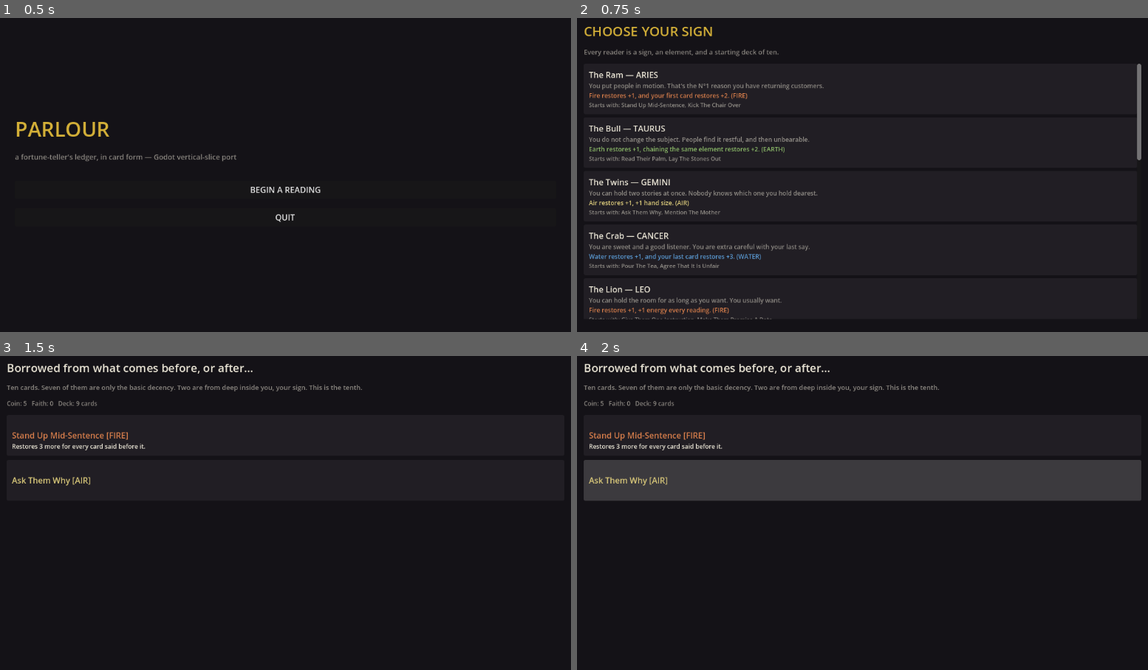
Above: before the commit, frames 1-4 (two rows, left to right).
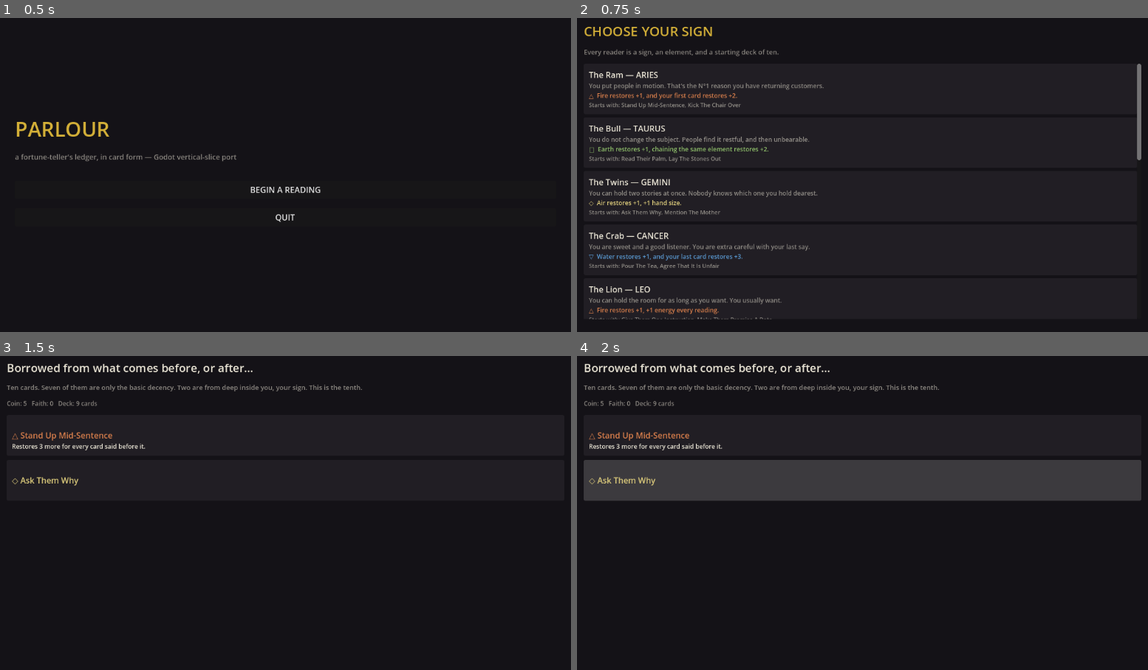
Above: after the commit, the same moments.

Repository: SwanFortune/fortune
Game: Godot game, scene res://scenes/Boot.tscn
Same seed, same stepped clock (60 frames per second), same inputs: the game is played once before the commit and once after it.
Inputs (mouse positions are in pixels of both pictures, inside the frame that each line leads up to):
- Up to frame 1 (0.5 s): no input
- Up to frame 2 (0.75 s): click "BEGIN A READING" at 0.5 s
- Up to frame 3 (1.5 s): tap Enter at 1.25 s; move the mouse to (416, 491) at 1.27 s; click (416, 491) at 1.42 s
- Up to frame 4 (2 s): no input

Frame 1 is identical in both runs. In frame 2, 1.3% of the frame differs, in the area x 2-37%, y 23-95%; in frame 3, 0.5%; in frame 4, 0.5%.

Commit message:
Port AUDIT tooling, add element glyphs, tooltips, card fan, sitter portrait
Content audit: Rules.fx_audit() ports the source's fxAudit() (dev-only
AUDIT tab) — cross-checks every fx key referenced by readers/relics/marks/
signs/jobs against the FX registry (unknown key, wrong category, missing
element). tests/test_content_audit.gd runs it headlessly; base content is
clean across all 13 readers / 6 relics / 13 marks / 12 signs / 10 jobs.

Element glyphs: UIKit.el_glyph()/el_tag()/card_summary() use the same
unicode glyph (△▽◇□) the source's elements.json already carries as its own
fallback symbol, applied to card names, reader rule lines, and sitter/map
element tags.

Tooltips: UIKit.KEYS ports the source's keyword glossary (denial, composure,
faith, centimes, energy, draw, follows, first, last, once); card rows and
stat bars get Godot's native hover tooltip composed from whichever terms
actually apply to that card/stat.

Fan-of-cards hand + sitter portrait (Reading screen only — PickScreen's
reward/shop rows keep full text visible, which suits a considered choice
better than a glanceable hand): UIKit.card_face() is a fixed-size card
(cost/restore corners, centered name+glyph, ONCE/PIERCE tags, full text
moved to tooltip) laid out via HFlowContainer; UIKit.sitter_portrait() is a
small procedural face (via the `draw` signal, not a custom script class)
whose eyes/brows/mouth/flush react to composure ratio, loosely following the
source's MOODS state machine. All verified visually via tests/screenshot.gd
(Xvfb + software GL), not guessed at — see docs/PORTING_NOTES.md.

Full headless suite (rules, run x5, scenes, audit, balance) still green.

Co-Authored-By: Claude Sonnet 5 <noreply@anthropic.com>
Claude-Session: https://claude.ai/code/session_01J6RRrwyn3hcGZTmEVan3Un

Diff:
--- a/godot/autoload/Rules.gd
+++ b/godot/autoload/Rules.gd
@@ -256,6 +256,44 @@
 	}
 
 
+## Mirrors fxAudit() (~1114): cross-checks every fx key referenced by a
+## reader/relic/mark ("trait"), sign ("sign"), or job ("job") against the FX
+## registry — catches a typo'd fx key, one borrowed from the wrong category
+## (e.g. a sign using a job-only fx), or an "el"-flavored fx (like the
+## generic elemental relic bonus) missing its element. This is exactly the
+## check the source's dev-only AUDIT tab ran continuously while the content
+## was being authored; nothing calls it automatically here, so run it via
+## `godot --headless -s tests/test_content_audit.gd` after editing any
+## data/base/*.json or mod pack.
+func fx_audit() -> Array[String]:
+	var bad: Array[String] = []
+	var fx: Dictionary = Content.fx
+
+	var check_list = func(list: Array, on: String, name_fn: Callable):
+		for e in list:
+			var key: String = e.get("fx", "")
+			if not fx.has(key):
+				bad.append("%s → unknown fx \"%s\"" % [name_fn.call(e), key])
+			elif fx[key].get("on", "") != on:
+				bad.append("%s → fx \"%s\" belongs to %s" % [name_fn.call(e), key, fx[key]["on"]])
+			elif fx[key].get("needsEl", false) and e.get("el", null) == null and e.get("dead", null) == null:
+				bad.append("%s → fx \"%s\" needs an element" % [name_fn.call(e), key])
+
+	check_list.call(Content.readers, "trait", func(r): return r.get("sign", r.get("k", "?")))
+	check_list.call(Content.relics, "trait", func(r): return r.get("n", "?"))
+	check_list.call(Content.marks, "trait", func(m): return m.get("n", "?"))
+	check_list.call(Content.signs, "sign", func(s): return s.get("n", "?"))
+
+	var job_list: Array = []
+	for job_key in Content.jobs.keys():
+		var j: Dictionary = Content.jobs[job_key].duplicate()
+		j["_k"] = job_key
+		job_list.append(j)
+	check_list.call(job_list, "job", func(j): return j.get("_k", "?"))
+
+	return bad
+
+
 ## Mirrors autoText(c) (~1251): generates a card's printed effect text from its
 ## mechanical fields, so a moddable card never needs its text hand-written
 ## unless it explicitly sets custom=true.
--- a/godot/scenes/Map.gd
+++ b/godot/scenes/Map.gd
@@ -36,7 +36,7 @@
 			var q: Dictionary = o["quirk"]
 			var tag := "ELITE — " if o["kind"] == "elite" else ("THE MAYOR — " if o["kind"] == "boss" else "")
 			lines.append(["%s%s" % [tag, s["name"]], 17, UIKit.RED if o["kind"] != "sitter" else UIKit.INK])
-			lines.append(["%s · sign %s (%s) · element %s" % [s["role"], q["n"], q["dn"], s["el"].to_upper()], 12, UIKit.el_color(s["el"])])
+			lines.append(["%s · sign %s (%s) · %s" % [s["role"], q["n"], q["dn"], UIKit.el_tag(s["el"])], 12, UIKit.el_color(s["el"])])
 			lines.append(["composure %s · denial %s · %s readings" % [s["max"], s["denial"], s["turns"]], 11, UIKit.DIM])
 			lines.append([s["brings"], 12, UIKit.DIM])
 		"break":
--- a/godot/scenes/PickScreen.gd
+++ b/godot/scenes/PickScreen.gd
@@ -19,7 +19,10 @@
 		v.add_child(UIKit.block(pick["head"], 13, UIKit.GOLD))
 	v.add_child(UIKit.block(pick.get("title", ""), 22, UIKit.INK))
 	v.add_child(UIKit.block(pick.get("body", ""), 13, UIKit.DIM))
-	v.add_child(UIKit.block("Coin: %s   Faith: %s   Deck: %s cards" % [Run.state["coin"], Run.state["faith"], Run.state["deck"].size()], 12, UIKit.DIM))
+	var status_row := UIKit.block("Coin: %s   Faith: %s   Deck: %s cards" % [Run.state["coin"], Run.state["faith"], Run.state["deck"].size()], 12, UIKit.DIM)
+	status_row.tooltip_text = UIKit.KEYS["centimes"] + "\n\n" + UIKit.KEYS["faith"]
+	status_row.mouse_filter = Control.MOUSE_FILTER_PASS
+	v.add_child(status_row)
 
 	var scroll := UIKit.scroll()
 	v.add_child(scroll)
@@ -40,6 +43,7 @@
 	var lines: Array = []
 	var cost := int(o.get("cost", 0))
 	var afford := cost <= int(Run.state["coin"])
+	var tooltip := ""
 
 	if o.has("card"):
 		var c: Dictionary = o["card"]
@@ -49,6 +53,7 @@
 		lines.append([UIKit.card_text(c), 12, UIKit.INK])
 		if c.get("fl", "") != "":
 			lines.append([c["fl"], 11, UIKit.DIM])
+		tooltip = UIKit.card_keyword_tooltip(c)
 	elif o.has("mark"):
 		var mk: Dictionary = o["mark"]
 		lines.append([o.get("kind", ""), 11, UIKit.GOLD])
@@ -67,7 +72,7 @@
 	if reward.has("coin"):
 		lines.append(["+%s centimes" % reward["coin"], 12, UIKit.GREEN])
 
-	return UIKit.panel_button(lines, _take.bind(i), afford)
+	return UIKit.panel_button(lines, _take.bind(i), afford, tooltip)
 
 
 func _take(i: int) -> void:
--- a/godot/scenes/Reading.gd
+++ b/godot/scenes/Reading.gd
@@ -18,14 +18,23 @@
 
 	var s: Dictionary = f["sitter"]
 	var q: Dictionary = f["quirk"]
-	v.add_child(UIKit.block("%s · %s" % [s["name"], s["role"]], 18, UIKit.INK))
-	v.add_child(UIKit.block("sign %s — %s: %s" % [q["n"], q["dn"], q["rule"]], 12, UIKit.DIM))
-
 	var hp_ratio := float(f["hp"]) / float(f["max"]) if int(f["max"]) > 0 else 0.0
 	var energy_ratio := float(f["energy"]) / float(f["energyMax"]) if int(f["energyMax"]) > 0 else 0.0
-	v.add_child(UIKit.stat_row("Composure", "%s / %s" % [f["hp"], f["max"]], hp_ratio, UIKit.GREEN))
-	v.add_child(UIKit.stat_row("Energy", "%s / %s" % [f["energy"], f["energyMax"]], energy_ratio, UIKit.GOLD))
-	v.add_child(UIKit.block("Reading %s of %s   ·   Denial wall %s" % [f["turn"], f["turns"], f["denial"]], 12, UIKit.DIM))
+
+	var header := UIKit.hbox(14)
+	header.add_child(UIKit.sitter_portrait(s["el"], hp_ratio))
+	var header_text := UIKit.vbox(4)
+	header_text.size_flags_horizontal = Control.SIZE_EXPAND_FILL
+	header_text.add_child(UIKit.block("%s · %s   %s" % [s["name"], s["role"], UIKit.el_tag(s["el"])], 18, UIKit.INK))
+	header_text.add_child(UIKit.block("sign %s — %s: %s" % [q["n"], q["dn"], q["rule"]], 12, UIKit.DIM))
+	header.add_child(header_text)
+	v.add_child(header)
+	v.add_child(UIKit.stat_row("Composure", "%s / %s" % [f["hp"], f["max"]], hp_ratio, UIKit.GREEN, UIKit.KEYS["composure"]))
+	v.add_child(UIKit.stat_row("Energy", "%s / %s" % [f["energy"], f["energyMax"]], energy_ratio, UIKit.GOLD, UIKit.KEYS["energy"]))
+	var denial_row := UIKit.block("Reading %s of %s   ·   Denial wall %s" % [f["turn"], f["turns"], f["denial"]], 12, UIKit.DIM)
+	denial_row.tooltip_text = UIKit.KEYS["denial"]
+	denial_row.mouse_filter = Control.MOUSE_FILTER_PASS
+	v.add_child(denial_row)
 
 	if f.get("taken", null) != null:
 		v.add_child(UIKit.block("(%s slips out of your hand before you can start.)" % f["taken"], 11, UIKit.RED))
@@ -40,31 +49,23 @@
 		for i in f["cross"].size():
 			var c: Dictionary = f["cross"][i]
 			var row: Dictionary = preview["rows"][i] if i < preview["rows"].size() else {}
-			cross_box.add_child(UIKit.label("%s (+%s)" % [c["n"], row.get("total", "?")], 12, UIKit.GREEN))
+			cross_box.add_child(UIKit.label("%s (+%s)" % [UIKit.card_summary(c), row.get("total", "?")], 12, UIKit.GREEN))
 
 	v.add_child(UIKit.button("READ IT", _read_it))
 
-	v.add_child(UIKit.label("YOUR HAND", 12, UIKit.DIM))
+	var hand_label := UIKit.label("YOUR HAND — hover a card for its full text", 12, UIKit.DIM)
+	v.add_child(hand_label)
 	var scroll := UIKit.scroll()
 	v.add_child(scroll)
-	scroll.custom_minimum_size = Vector2(0, 320)
-	var list := UIKit.vbox(6)
-	list.size_flags_horizontal = Control.SIZE_EXPAND_FILL
-	scroll.add_child(list)
+	scroll.custom_minimum_size = Vector2(0, 340)
+	var fan := HFlowContainer.new()
+	fan.size_flags_horizontal = Control.SIZE_EXPAND_FILL
+	fan.add_theme_constant_override("h_separation", 8)
+	fan.add_theme_constant_override("v_separation", 8)
+	scroll.add_child(fan)
 	for c in f["hand"]:
-		list.add_child(_card_button(c, f))
-
-
-func _card_button(c: Dictionary, f: Dictionary) -> Control:
-	var afford := int(c.get("cost", 0)) <= int(f["energy"])
-	var el_c: Color = UIKit.el_color(c["el"]) if c.get("el") != null else UIKit.DIM
-	var lines := [
-		["%s   (cost %s)" % [c["n"], c.get("cost", 0)], 15, el_c if afford else UIKit.DIM],
-		[UIKit.card_text(c), 12, UIKit.INK if afford else UIKit.DIM],
-	]
-	if c.get("fl", "") != "":
-		lines.append([c["fl"], 11, UIKit.DIM])
-	return UIKit.panel_button(lines, _lay.bind(c["uid"]), afford)
+		var afford := int(c.get("cost", 0)) <= int(f["energy"])
+		fan.add_child(UIKit.card_face(c, _lay.bind(c["uid"]), afford))
 
 
 func _lay(card_uid: String) -> void:
--- a/godot/scenes/SignSelect.gd
+++ b/godot/scenes/SignSelect.gd
@@ -25,7 +25,7 @@
 		var lines := [
 			["%s — %s" % [r["name"], r["sign"]], 16, UIKit.INK],
 			[r["line"], 12, UIKit.DIM],
-			["%s (%s)" % [r["rule"], r["el"].to_upper()], 12, el_c],
+			["%s  %s" % [UIKit.el_glyph(r["el"]), r["rule"]], 12, el_c],
 			["Starts with: %s" % ", ".join(r.get("deck", [])), 11, UIKit.DIM],
 		]
 		list.add_child(UIKit.panel_button(lines, _pick.bind(i)))
--- a/godot/scenes/UIKit.gd
+++ b/godot/scenes/UIKit.gd
@@ -2,9 +2,10 @@
 ## instead of hand-authoring .tscn node trees. Deliberately plain — dark
 ## background, readable text, no theming — this vertical slice is about
 ## proving the game loop and data pipeline, not matching the source
-## prototype's look. Visual polish (the fan of cards, portrait moods, tarot
-## glyph art, tooltip system) is out of scope for this pass; see
-## docs/PORTING_NOTES.md.
+## prototype's look. The fan-of-cards hand layout, portrait moods, and
+## hand-drawn tarot glyph art are still out of scope for this pass; see
+## docs/PORTING_NOTES.md. Keyword tooltips (KEYS below) are ported, using
+## Godot's native hover tooltip rather than the source's cursor-following one.
 class_name UIKit
 extends RefCounted
 
@@ -13,6 +14,47 @@
 const INK := Color(0.92, 0.9, 0.84)
 const DIM := Color(0.92, 0.9, 0.84, 0.55)
 const GOLD := Color(0.83, 0.69, 0.22)
+
+## Ported from KEYS in Parlour v23.dc.html (~line 1131) — the words on a card
+## that mean something exact. The source's object literal defines "once"
+## twice; JS keeps the second, so this does too.
+const KEYS := {
+	"once": "ONCE — it can be said one time a sitter, then it is spoken for good.",
+	"energy": "ENERGY — what a single reading can pay for. It comes back in full every reading.",
+	"draw": "DRAW — take that many more cards into your hand, straight away.",
+	"discard": "DISCARD — every reading, whatever is left in your hand goes. You draw a fresh one.",
+	"denial": "DENIAL — their sign. One named thing it does to every reading you give them.",
+	"composure": "COMPOSURE — what you are filling. Fill it before they leave and they go home whole.",
+	"faith": "FAITH — your score, and what the village says about you afterwards.",
+	"centimes": "CENTIMES — money. It buys cards and ink from the apothecary.",
+	"follows": "FOLLOWS — it only pays if the card said before it carried that sign.",
+	"first": "FIRST — it only pays if it opens the sentence.",
+	"last": "LAST — it only pays if it closes the sentence.",
+}
+
+
+## Composes a tooltip out of whichever glossary terms actually apply to this
+## card's mechanical fields — e.g. a card with draw:2 and exhaust:true gets
+## the DRAW and ONCE definitions, nothing else. Empty string if none apply.
+static func card_keyword_tooltip(c: Dictionary) -> String:
+	var lines: Array = []
+	if c.has("draw"):
+		lines.append(KEYS["draw"])
+	if c.has("energy"):
+		lines.append(KEYS["energy"])
+	if c.has("coin"):
+		lines.append(KEYS["centimes"])
+	if c.get("exhaust", false):
+		lines.append(KEYS["once"])
+	if c.has("follows"):
+		lines.append(KEYS["follows"])
+	if c.has("opener"):
+		lines.append(KEYS["first"])
+	if c.has("closer"):
+		lines.append(KEYS["last"])
+	if c.get("pierce", false):
+		lines.append(KEYS["denial"])
+	return "\n\n".join(lines)
 const GREEN := Color(0.56, 0.75, 0.45)
 const RED := Color(0.82, 0.42, 0.38)
 
@@ -113,9 +155,10 @@
 ## Label fighting for a ~20px column regardless of size flags. PanelContainer
 ## is a real Container top-to-bottom, so width flows down and each Label's
 ## wrapped height correctly flows back up into how tall this row ends up.
-static func panel_button(lines: Array, on_pressed: Callable, enabled: bool = true) -> Control:
+static func panel_button(lines: Array, on_pressed: Callable, enabled: bool = true, tooltip: String = "") -> Control:
 	var wrap := PanelContainer.new()
 	wrap.size_flags_horizontal = Control.SIZE_EXPAND_FILL
+	wrap.tooltip_text = tooltip
 	var style := StyleBoxFlat.new()
 	style.bg_color = PANEL if enabled else Color(PANEL, 0.5)
 	style.set_content_margin_all(10)
@@ -164,25 +207,101 @@
 	return c
 
 
-static func stat_row(caption: String, value_text: String, ratio: float, fg: Color) -> Control:
+static func stat_row(caption: String, value_text: String, ratio: float, fg: Color, tooltip: String = "") -> Control:
 	var row := hbox(10)
+	row.tooltip_text = tooltip
+	row.mouse_filter = Control.MOUSE_FILTER_PASS
 	row.add_child(label(caption, 12, DIM))
 	row.add_child(bar(ratio, fg))
 	row.add_child(label(value_text, 12, INK))
 	return row
 
 
+## A small procedural face reacting to how close the sitter is to mended
+## (hp_ratio), loosely following the source's MOODS state machine (~line
+## 1147: waiting/listening/reached/struck, driven by eye height, brow angle,
+## mouth shape, and a warm "flush" glow) — not the source's hand-drawn
+## portrait, which this pass doesn't attempt, but the same idea: composure
+## climbing is legible on the sitter's face, not just in a number.
+static func sitter_portrait(el: String, hp_ratio: float) -> Control:
+	var port := Control.new()
+	port.custom_minimum_size = Vector2(96, 96)
+	var r := clampf(hp_ratio, 0.0, 1.0)
+	var flush := r  # 0 = closed off, 1 = fully reached
+	var base_col := Color(0.82, 0.76, 0.7)
+	var skin := base_col.lerp(el_color(el), flush * 0.35)
+	var glow := el_color(el)
+
+	port.draw.connect(func():
+		# soft glow ring, grows with flush
+		if flush > 0.05:
+			port.draw_circle(Vector2(48, 48), 46, Color(glow, 0.10 + flush * 0.18))
+		port.draw_circle(Vector2(48, 48), 40, skin)
+		port.draw_arc(Vector2(48, 48), 40, 0, TAU, 48, Color(0, 0, 0, 0.35), 1.5, true)
+
+		# brows: flat and low when waiting, lifted and arched when reached
+		var brow_lift := lerpf(0.0, 5.0, r)
+		var brow_angle := lerpf(0.02, 0.22, r)
+		for side in [-1, 1]:
+			var s: float = side
+			var bx: float = 48.0 + s * 13.0
+			var by: float = 36.0 - brow_lift
+			port.draw_line(Vector2(bx - 6, by + s * brow_angle * 10.0), Vector2(bx + 6, by - s * brow_angle * 10.0), Color(0.25, 0.2, 0.15), 2.0, true)
+
+		# eyes: small and half-lidded when waiting, wide when reached
+		var eye_h := lerpf(2.0, 7.0, r)
+		for side in [-1, 1]:
+			var s2: float = side
+			var ex: float = 48.0 + s2 * 13.0
+			port.draw_rect(Rect2(ex - 3.5, 42.0 - eye_h * 0.5, 7.0, eye_h), Color(0.2, 0.15, 0.12), true)
+
+		# mouth: flat when waiting, a rising arc (smile) as they're reached
+		var mouth_w := lerpf(10.0, 16.0, r)
+		var mouth_curve := lerpf(0.0, 10.0, r)
+		var pts := PackedVector2Array()
+		var steps := 12
+		for i in steps + 1:
+			var t := float(i) / float(steps)
+			var x := 48.0 - mouth_w + t * mouth_w * 2.0
+			var y := 62.0 - sin(t * PI) * mouth_curve
+			pts.append(Vector2(x, y))
+		for i in pts.size() - 1:
+			port.draw_line(pts[i], pts[i + 1], Color(0.3, 0.18, 0.14), 2.2, true)
+	)
+	return port
+
+
 static func el_color(el: String) -> Color:
 	var elements: Dictionary = Content.elements
 	var hex: String = elements.get(el, {}).get("color", "#EAE4D7")
 	return Color(hex)
 
 
+## The source draws a hand-inked SVG icon per element; this port uses the
+## same glyph character the source's own card art falls back to internally
+## (elements.json's "glyph" field — △▽◇□) rather than building an SVG/vector
+## icon pipeline. Cheap, but it's literally the source's own symbol, not an
+## invented substitute.
+static func el_glyph(el: String) -> String:
+	var elements: Dictionary = Content.elements
+	return elements.get(el, {}).get("glyph", "")
+
+
+## "△ FIRE" — glyph + element name, colored by the caller. Used anywhere the
+## source would show an element chip (a sitter's element, a reader's rule
+## line, a card's element tag).
+static func el_tag(el: String) -> String:
+	if el == null or el == "":
+		return ""
+	return "%s %s" % [el_glyph(el), str(el).to_upper()]
+
+
 static func card_summary(c: Dictionary) -> String:
 	var bits: Array = []
+	var el = c.get("el")
+	if el != null and el != "":
+		bits.append(el_glyph(el))
 	bits.append(c.get("n", "?"))
-	if c.get("el") != null and c.get("el") != "":
-		bits.append("[" + str(c["el"]).to_upper() + "]")
 	return " ".join(bits)
 
 
@@ -190,3 +309,78 @@
 	if c.get("custom", false):
 		return c.get("text", "")
 	return Rules.auto_text(c)
+
+
+const CARD_FACE_SIZE := Vector2(122, 158)
+
+## A fixed-size card face for the hand fan — cost top-left, base restore
+## top-right, name centered, element-colored border; the full mechanic text,
+## flavor, and keyword glossary all move into the hover tooltip since there's
+## no room to print them at this size. This mirrors the source's own card
+## design rule ("no numbers in the face beyond cost/restore, everything else
+## is a tooltip") more closely than the roomy panel_button rows PickScreen
+## and the pre-fan hand list use — those stay as they are; a reward/shop
+## choice benefits from full text visible, a hand fan does not.
+static func card_face(c: Dictionary, on_pressed: Callable, enabled: bool = true) -> Control:
+	var wrap := PanelContainer.new()
+	wrap.custom_minimum_size = CARD_FACE_SIZE
+	var el = c.get("el")
+	var el_c: Color = el_color(el) if el != null and el != "" else DIM
+	var tip_lines: Array = [card_text(c)]
+	if c.get("fl", "") != "":
+		tip_lines.append(c["fl"])
+	var kw := card_keyword_tooltip(c)
+	if kw != "":
+		tip_lines.append(kw)
+	wrap.tooltip_text = "\n\n".join(tip_lines)
+
+	var style := StyleBoxFlat.new()
+	style.bg_color = PANEL if enabled else Color(PANEL, 0.5)
+	style.set_content_margin_all(8)
+	style.set_border_width_all(2)
+	style.border_color = el_c if enabled else Color(el_c, 0.35)
+	for c4 in ["corner_radius_top_left", "corner_radius_top_right", "corner_radius_bottom_left", "corner_radius_bottom_right"]:
+		style.set(c4, 5)
+	wrap.add_theme_stylebox_override("panel", style)
+
+	if enabled:
+		wrap.mouse_filter = Control.MOUSE_FILTER_STOP
+		wrap.mouse_default_cursor_shape = Control.CURSOR_POINTING_HAND
+		wrap.gui_input.connect(func(event: InputEvent):
+			if event is InputEventMouseButton and event.pressed and event.button_index == MOUSE_BUTTON_LEFT:
+				on_pressed.call()
+		)
+		wrap.mouse_entered.connect(func(): style.bg_color = PANEL.lightened(0.12))
+		wrap.mouse_exited.connect(func(): style.bg_color = PANEL)
+	else:
+		wrap.mouse_filter = Control.MOUSE_FILTER_IGNORE
+
+	var v := vbox(4)
+	var top := hbox(0)
+	var cost_l := label(str(c.get("cost", 0)), 13, GOLD if enabled else DIM)
+	var restore_l := label("+%s" % c.get("f", 0), 13, GREEN if enabled else DIM)
+	restore_l.size_flags_horizontal = Control.SIZE_EXPAND_FILL
+	restore_l.horizontal_alignment = HORIZONTAL_ALIGNMENT_RIGHT
+	top.size_flags_horizontal = Control.SIZE_EXPAND_FILL
+	top.add_child(cost_l)
+	top.add_child(restore_l)
+	v.add_child(top)
+
+	var name_l := block(card_summary(c), 12, INK if enabled else DIM)
+	name_l.vertical_alignment = VERTICAL_ALIGNMENT_CENTER
+	name_l.horizontal_alignment = HORIZONTAL_ALIGNMENT_CENTER
+	name_l.size_flags_vertical = Control.SIZE_EXPAND_FILL
+	v.add_child(name_l)
+
+	var tags: Array = []
+	if c.get("exhaust", false):
+		tags.append("ONCE")
+	if c.get("pierce", false):
+		tags.append("PIERCE")
+	if tags.size() > 0:
+		var tag_l := label(" · ".join(tags), 9, DIM)
+		tag_l.horizontal_alignment = HORIZONTAL_ALIGNMENT_CENTER
+		v.add_child(tag_l)
+
+	wrap.add_child(v)
+	return wrap
--- a/godot/tests/screenshot.gd
+++ b/godot/tests/screenshot.gd
@@ -52,7 +52,9 @@
 func _debug_sizes(n: Node, depth: int = 0) -> void:
 	if n is Control:
 		var c: Control = n
-		print("  ".repeat(depth), n.get_class(), " ", n.name, " size=", c.size, " min=", c.get_minimum_size(), " flags_h=", c.size_flags_horizontal)
+		var tip := c.tooltip_text
+		var tip_note := "" if tip == "" else (" tooltip=%d chars" % tip.length())
+		print("  ".repeat(depth), n.get_class(), " ", n.name, " size=", c.size, " min=", c.get_minimum_size(), " flags_h=", c.size_flags_horizontal, tip_note)
 	for child in n.get_children():
 		_debug_sizes(child, depth + 1)
 
--- /dev/null
+++ b/godot/tests/test_content_audit.gd
@@ -0,0 +1,25 @@
+## Headless content audit — a port of the source's dev-only AUDIT tab
+## (fxAudit()). Run after editing any data/base/*.json or mod pack:
+##   godot --headless --path godot -s tests/test_content_audit.gd
+## Exits 0 with "ALL PASS" if every fx reference is clean, exits 1 and lists
+## every drift otherwise (unknown fx key, fx borrowed from the wrong
+## category, or a needsEl fx missing its element).
+extends SceneTree
+
+
+func _initialize() -> void:
+	var content: Node = root.get_node("Content")
+	var rules: Node = root.get_node("Rules")
+	content.reload()
+
+	var bad: Array = rules.fx_audit()
+	if bad.is_empty():
+		print("ALL PASS — no fx drift across %d readers, %d relics, %d marks, %d signs, %d jobs" % [
+			content.readers.size(), content.relics.size(), content.marks.size(),
+			content.signs.size(), content.jobs.size(),
+		])
+		quit(0)
+	else:
+		for line in bad:
+			printerr("FAIL: ", line)
+		quit(1)
Not shown, changed: godot/README.md
Not shown, changed: godot/docs/PORTING_NOTES.md
